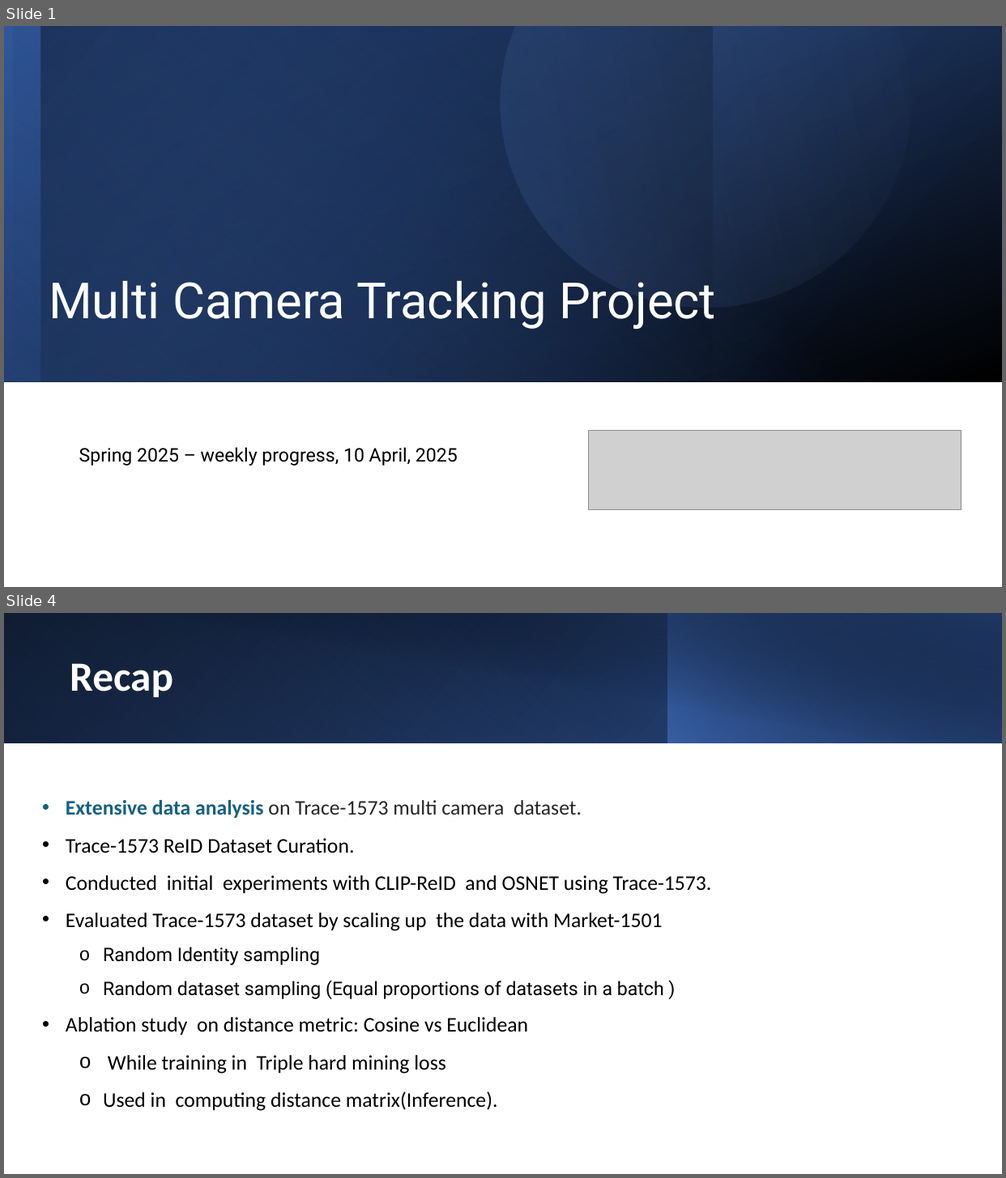
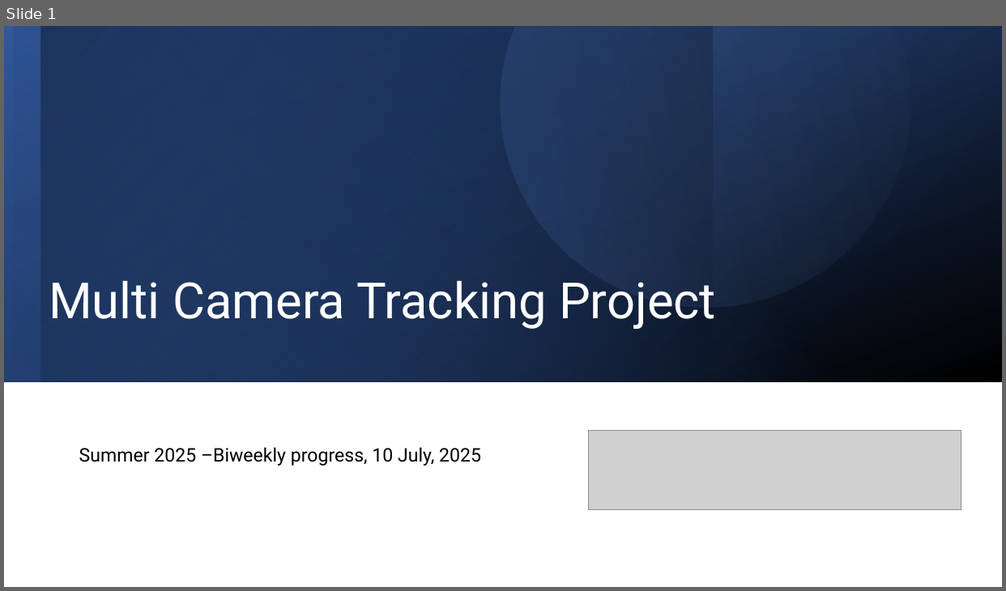
Before and after one commit to ManishGovind/transfer, a slide deck: Temp.pptx. Shown one above the other, each under a label of ours: slides 1 and 4 before the commit, slide 1 after it; the slides between them are not shown. The pictures are 1006x1178 and 1006x591 pixels, drawn with LibreOffice and Linux fonts; fonts in the diff are those of the drawing; grey boxes stand for pictures. Boxes give left, top, right and bottom in pixels: in the first picture for what was removed or moved away, otherwise in the second. Text is boxed around its words. In the diff, an @@ line names an element or a change of style, - is before the commit and + after.

Commit message:
Added 10 July updates

```diff
--- a/Temp.pptx
+++ b/Temp.pptx
@@ slide 4 removed at [4, 613, 1002, 1174], background #FFFFFF @@
@@ rectangle removed at [4, 613, 1002, 743] @@
@@ rectangle removed at [4, 613, 669, 743] @@
@@ rectangle removed at [41, 613, 1002, 744] @@
@@ rectangle removed at [668, 613, 1002, 743] @@
@@ title removed at [70, 663, 173, 697] @@
-Recap
@@ text removed at [66, 800, 712, 1111] @@
-• Extensive data analysis on Trace-1573 multi camera dataset.
-• Trace-1573 ReID Dataset Curation.
-• Conducted initial experiments with CLIP-ReID and OSNET using Trace-1573.
-• Evaluated Trace-1573 dataset by scaling up the data with Market-1501
-  o Random Identity sampling
-  o Random dataset sampling (Equal proportions of datasets in a batch )
-• Ablation study on distance metric: Cosine vs Euclidean
-  o While training in Triple hard mining loss
-  o Used in computing distance matrix(Inference).
@@ slide 1 changed as well @@
@@ text at [79, 447, 481, 466]: text changed @@
-Spring 2025 – weekly progress, 10 April, 2025
+Summer 2025 –Biweekly progress, 10 July, 2025
```
Also in this commit, not shown: 1 other slide changed, 21 slides added, 21 other slides removed.
